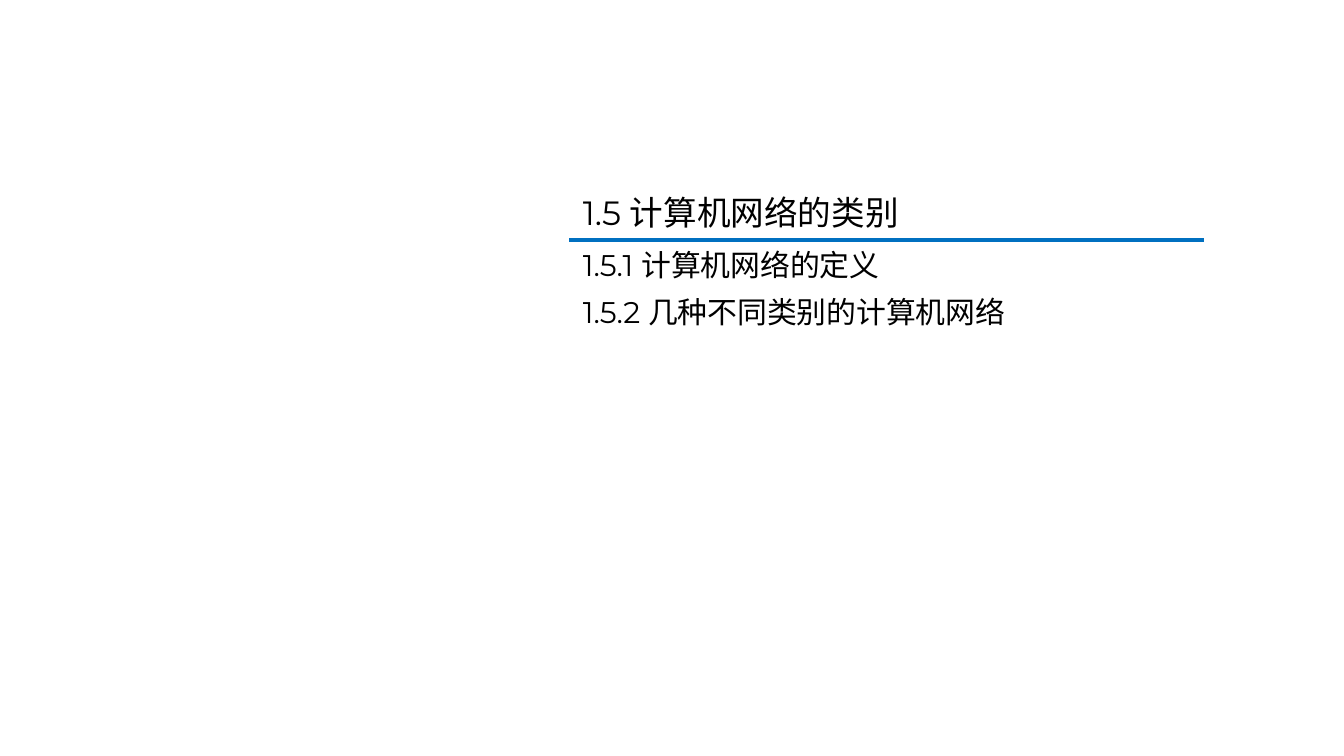
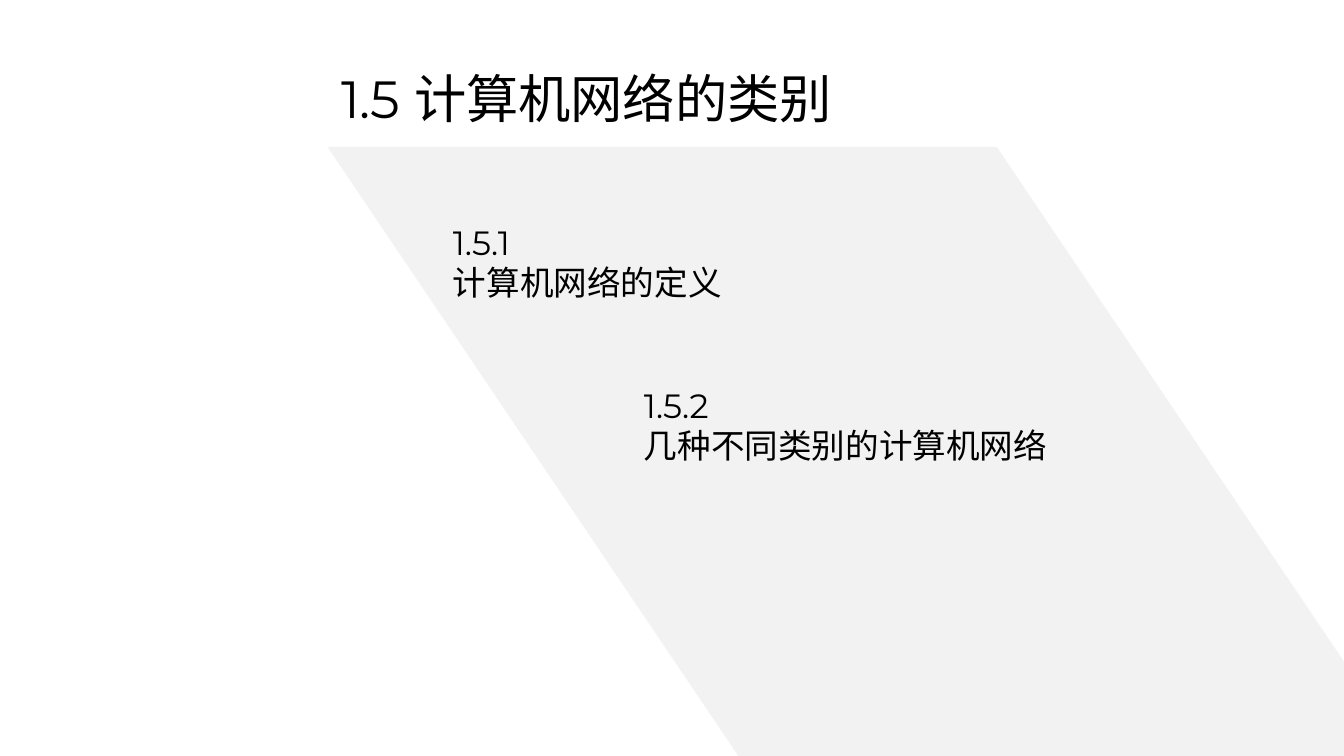
Before and after one commit to glplaman/glplaman.github.io, a slide deck: slide 62 of network/ppt/chap1.pptx. Drawn at 1344x756 pixels with LibreOffice and Linux fonts; fonts in the diff are those of the drawing; background and template pictures are left out. Boxes give left, top, right and bottom in pixels: in the first picture for what was removed or moved away, otherwise in the second. Text is boxed around its words. In the diff, an @@ line names an element or a change of style, - is before the commit and + after.

```diff
--- a/network/ppt/chap1.pptx
+++ b/network/ppt/chap1.pptx
@@ title "1.5 计算机网络的类别": place and size @@
-title "1.5 计算机网络的类别" at <box>583,196,899,228</box>
+title "1.5 计算机网络的类别" at <box>341,73,832,123</box>
@@ title "1.5 计算机网络的类别" at <box>341,73,832,123</box>: size 18 to 28 pt; line spacing 0.9 to 1 @@
@@ freeform shape added at <box>328,146,1344,755</box>, fill #F2F2F2 @@
@@ line removed from (535, 187) to (535, 360) @@
@@ text added at <box>453,231,722,298</box>, 18 pt, text #000000 @@
+1.5.1
+计算机网络的定义
@@ line removed from (570, 239) to (1204, 239) @@
@@ text at <box>644,394,1047,461</box>: text changed; size 16 to 18 pt @@
-1.5.1 计算机网络的定义
-1.5.2 几种不同类别的计算机网络
+1.5.2
+几种不同类别的计算机网络
```
Also in this commit, not shown: 7 other slides changed, 1 slide added, 1 slide removed, 8 other files.
